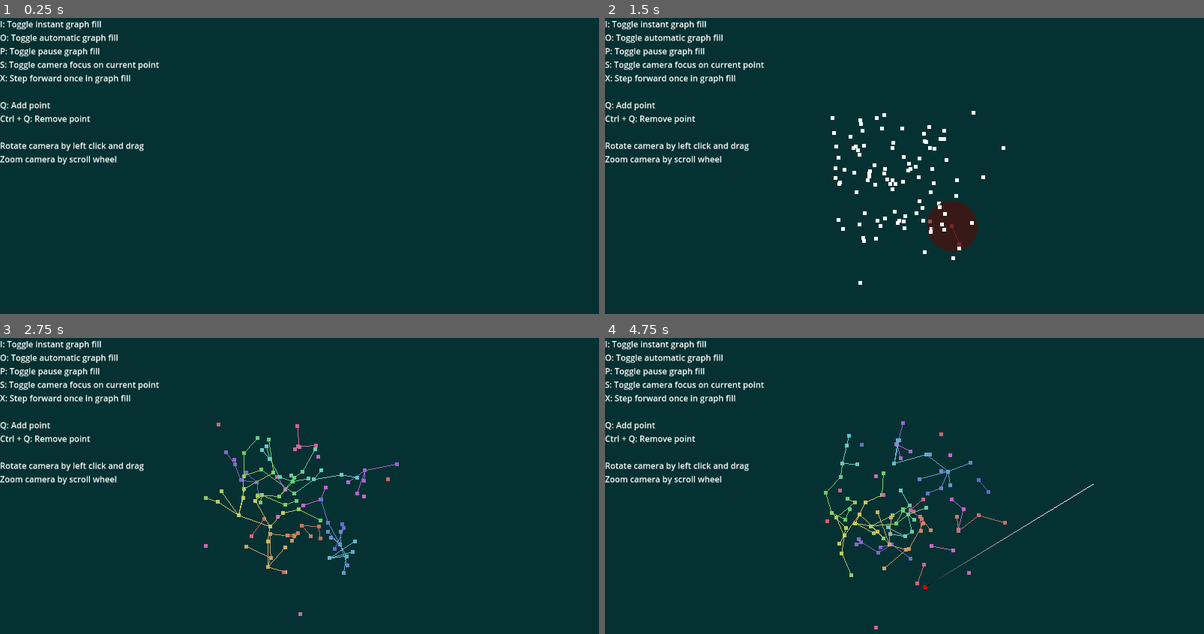
Above: before the commit, frames 1-4 (two rows, left to right).
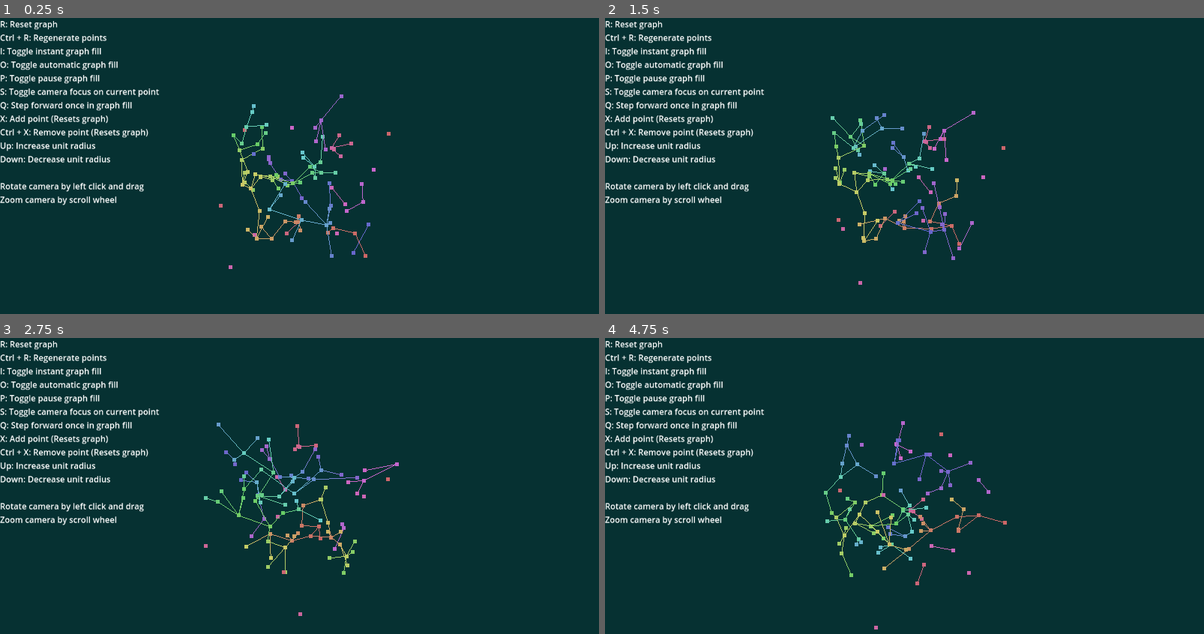
Above: after the commit, the same moments.

Repository: Homshnogen/Unit-Disk-Graph-3D
Game: Godot game, scene res://main.tscn
Two runs of this game, one before a commit and one after it. Both use one fixed random seed, a clock stepped at 60 frames per second and the inputs below.
Inputs (mouse positions are in pixels of both pictures, inside the frame that each line leads up to):
- Up to frame 1 (0.25 s): no input
- Up to frame 2 (1.5 s): move the mouse to (1036, 168) at 0.52 s; hold Up (scale_up, bound only after the commit) 0.53-1.25 s; tap O (auto_state) at 0.6 s; click (1036, 168) at 0.67 s; drag from (784, 204) to (874, 254) at 1.27 s
- Up to frame 3 (2.75 s): move the mouse to (359, 432) at 2.02 s; hold Up (scale_up, bound only after the commit) from 2.03 s (still down); tap I (instant_state) at 2.1 s
- Up to frame 4 (4.75 s): release Up (scale_up, bound only after the commit) at 2.75 s; tap Enter at 2.75 s; drag from (874, 574) to (724, 456) at 2.77 s; tap R (reset_points) at 3.5, 4.15, 4.25 s; move the mouse to (1084, 557) at 3.52 s; hold Down (scale_down, bound only after the commit) 3.53-4.25 s; tap Q (place_point, bound only before the commit) at 3.6 s; drag from (724, 456) to (814, 420) at 4.27 s

The runs differ from the first frame. In frame 1, 5.0% of the frame differs, in the area x 0-66%, y 1-85%; in frame 2, 6.0%, in the area x 0-67%, y 1-91%; in frame 3, 5.0%; in frame 4, 4.6%.

Commit message:
allowed scale to be changed

Diff:
--- a/GimbalCamera.gd
+++ b/GimbalCamera.gd
@@ -186,3 +186,12 @@
 	#var box = $CameraRotate/CameraElevate
 	#box.transform = box.transform.rotated(Vector3.LEFT, angle)
 	#pass
+
+
+func _on_point_cloud_reset_graph():
+	if place_hint :
+		place_hint.queue_free()
+		place_hint = null
+		place_hint_point_mesh.queue_free()
+		place_hint_point_mesh = null
+		place_hint_vertices = []
--- a/PointCloud.gd
+++ b/PointCloud.gd
@@ -11,19 +11,24 @@
 var point_cloud_mesh : MeshInstance3D
 var sphere : Node3D
 var sphere_material : StandardMaterial3D
+var cube : Node3D
+var cube_material : StandardMaterial3D
 
 var cells : Dictionary # (Vector3i, Cell)
 
 signal bfs_next
+signal reset_graph
 
 func add_vertex(point : Vector3) :
 	vertices.append(to_local(point))
+	numpoints += 1
 	bfs_reset()
 	update_mesh()
 
 func pop_vertex() :
 	if vertices.size() > 1 :
 		vertices.resize(vertices.size()-1)
+		numpoints -= 1
 		bfs_reset()
 		update_mesh()
 
@@ -31,25 +36,46 @@
 	var running := true
 
 var bfs_state : bfs_Controller
+
+func rescale(new_scale : float) :
+	if (new_scale > 1 && new_scale < 10) :
+		var factor = new_scale/scalef
+		scalef = new_scale
+		scale = Vector3(1/scalef, 1/scalef, 1/scalef)
+		for i in vertices.size() :
+			vertices[i] *= factor
+		bfs_reset()
+		update_mesh()
+
 
 # Called when the node enters the scene tree for the first time.
 func _ready():
 	sphere = $Sphere
 	var sphere_mesh : MeshInstance3D = $Sphere/MeshInstance3D
 	sphere_material = sphere_mesh.mesh.surface_get_material(0)
+	cube = $Cube
+	var cube_mesh : MeshInstance3D = $Cube/MeshInstance3D
+	cube_material = cube_mesh.mesh.surface_get_material(0)
 	scale = Vector3(1/scalef, 1/scalef, 1/scalef)
 	bfs_state = bfs_Controller.new()
 	reset_points()
 	bfs_reset()
 
 func _input(event):
-	if (Input.is_action_just_pressed("reset_points")) :
-		# reset_points()
-		bfs_reset()
-		update_mesh()
-	elif (Input.is_action_just_pressed("step_forward")) :
+	if Input.is_action_just_pressed("random_points") :
+		reset_points()
+		bfs_reset()
+		update_mesh()
+	elif Input.is_action_just_pressed("reset_points") :
+		bfs_reset()
+		update_mesh()
+	elif Input.is_action_just_pressed("step_forward") :
 		bfs_next.emit()
 		update_mesh()
+	elif Input.is_action_just_pressed("scale_down") :
+		rescale(scalef + 0.2)
+	elif Input.is_action_just_pressed("scale_up") :
+		rescale(scalef - 0.2)
 
 var compound_time := 0.0
 # maybe make this into enum state (paused, auto, instant)
@@ -74,6 +100,7 @@
 func bfs_reset(): # handles instances of bfs call memory
 	bfs_state.running = false
 	bfs_next.emit()
+	reset_graph.emit()
 	lines = PackedInt32Array()
 	colors = PackedColorArray()
 	colors.resize(vertices.size())
@@ -114,6 +141,8 @@
 	sphere_material.albedo_color.h = 1.0
 	sphere_material.albedo_color.s = 1.0
 	sphere_material.albedo_color.v = 1.0
+	cube.visible = false
+	cube.position = Vector3.ZERO
 	setup_search()
 	var bfs_points := []
 	for i in range(vertices.size(), 0, -1) :
@@ -127,6 +156,7 @@
 	sphere.visible = true
 	sphere_material.albedo_color.s = 0.8
 	sphere_material.albedo_color.v = 0.3
+	cube.visible = true
 	while (!bfs_points.is_empty()) :
 		if bfs_queue.is_empty() :
 			bfs_queue.push_back(bfs_points.pop_back())
@@ -135,6 +165,7 @@
 		var point := vertices[bfs_queue[0]]
 		sphere.position = point
 		sphere_material.albedo_color.h = colors[bfs_queue[0]].h
+		cube.position = Vector3(floor(point.x)+0.5, floor(point.y)+0.5, floor(point.z)+0.5)
 		await bfs_next
 		if !state.running :
 			return
@@ -191,6 +222,7 @@
 	sphere_material.albedo_color.h = 1.0
 	sphere_material.albedo_color.s = 1.0
 	sphere_material.albedo_color.v = 1.0
+	cube.visible = false
 	state.running = false
 
 func update_mesh():
--- a/global_state.gd
+++ b/global_state.gd
@@ -3,7 +3,7 @@
 const STATE_PAUSED := 0
 const STATE_AUTO := 1
 const STATE_INSTANT := 2
-var state := STATE_AUTO
+var state := STATE_INSTANT
 var idle_spin := 0.00
 
 # Called when the node enters the scene tree for the first time.
--- a/main.tscn
+++ b/main.tscn
@@ -11,6 +11,16 @@
 material = ExtResource("5_kdf0v")
 radial_segments = 32
 rings = 16
+
+[sub_resource type="StandardMaterial3D" id="StandardMaterial3D_f45ql"]
+transparency = 1
+shading_mode = 0
+specular_mode = 2
+vertex_color_use_as_albedo = true
+albedo_color = Color(0.670588, 0.670588, 0.670588, 0.156863)
+
+[sub_resource type="BoxMesh" id="BoxMesh_dymav"]
+material = SubResource("StandardMaterial3D_f45ql")
 
 [node name="Main" type="Node3D"]
 metadata/_edit_lock_ = true
@@ -25,12 +35,18 @@
 line_material = ExtResource("3_mpno3")
 
 [node name="Sphere" type="Node3D" parent="PointCloud"]
-visible = false
 
 [node name="MeshInstance3D" type="MeshInstance3D" parent="PointCloud/Sphere"]
 transform = Transform3D(2, 0, 0, 0, 2, 0, 0, 0, 2, 0, 0, 0)
 transparency = 1.0
 mesh = SubResource("SphereMesh_w2qq1")
+
+[node name="Cube" type="Node3D" parent="PointCloud"]
+
+[node name="MeshInstance3D" type="MeshInstance3D" parent="PointCloud/Cube"]
+transform = Transform3D(3, 0, 0, 0, 3, 0, 0, 0, 3, 0, 0, 0)
+transparency = 1.0
+mesh = SubResource("BoxMesh_dymav")
 
 [node name="GimbalCamera" type="Node3D" parent="." node_paths=PackedStringArray("point_cloud")]
 script = ExtResource("2_igwio")
@@ -52,14 +68,19 @@
 [node name="Label" type="Label" parent="."]
 offset_right = 40.0
 offset_bottom = 23.0
-text = "I: Toggle instant graph fill
+text = "R: Reset graph
+Ctrl + R: Regenerate points
+I: Toggle instant graph fill
 O: Toggle automatic graph fill
 P: Toggle pause graph fill
 S: Toggle camera focus on current point
-X: Step forward once in graph fill
-
-Q: Add point
-Ctrl + Q: Remove point
+Q: Step forward once in graph fill
+X: Add point (Resets graph)
+Ctrl + X: Remove point (Resets graph)
+Up: Increase unit radius
+Down: Decrease unit radius
 
 Rotate camera by left click and drag
 Zoom camera by scroll wheel"
+
+[connection signal="reset_graph" from="PointCloud" to="GimbalCamera" method="_on_point_cloud_reset_graph"]
--- a/project.godot
+++ b/project.godot
@@ -33,7 +33,7 @@
 }
 place_point={
 "deadzone": 0.5,
-"events": [Object(InputEventKey,"resource_local_to_scene":false,"resource_name":"","device":-1,"window_id":0,"alt_pressed":false,"shift_pressed":false,"ctrl_pressed":false,"meta_pressed":false,"pressed":false,"keycode":0,"physical_keycode":81,"key_label":0,"unicode":113,"echo":false,"script":null)
+"events": [Object(InputEventKey,"resource_local_to_scene":false,"resource_name":"","device":-1,"window_id":0,"alt_pressed":false,"shift_pressed":false,"ctrl_pressed":false,"meta_pressed":false,"pressed":false,"keycode":0,"physical_keycode":88,"key_label":0,"unicode":120,"echo":false,"script":null)
 ]
 }
 pause_state={
@@ -53,7 +53,7 @@
 }
 step_forward={
 "deadzone": 0.5,
-"events": [Object(InputEventKey,"resource_local_to_scene":false,"resource_name":"","device":-1,"window_id":0,"alt_pressed":false,"shift_pressed":false,"ctrl_pressed":false,"meta_pressed":false,"pressed":false,"keycode":0,"physical_keycode":88,"key_label":0,"unicode":120,"echo":false,"script":null)
+"events": [Object(InputEventKey,"resource_local_to_scene":false,"resource_name":"","device":-1,"window_id":0,"alt_pressed":false,"shift_pressed":false,"ctrl_pressed":false,"meta_pressed":false,"pressed":false,"keycode":0,"physical_keycode":81,"key_label":0,"unicode":113,"echo":false,"script":null)
 ]
 }
 test={
@@ -68,7 +68,22 @@
 }
 pop_point={
 "deadzone": 0.5,
-"events": [Object(InputEventKey,"resource_local_to_scene":false,"resource_name":"","device":-1,"window_id":0,"alt_pressed":false,"shift_pressed":false,"ctrl_pressed":true,"meta_pressed":false,"pressed":false,"keycode":0,"physical_keycode":81,"key_label":0,"unicode":0,"echo":false,"script":null)
+"events": [Object(InputEventKey,"resource_local_to_scene":false,"resource_name":"","device":-1,"window_id":0,"alt_pressed":false,"shift_pressed":false,"ctrl_pressed":true,"meta_pressed":false,"pressed":false,"keycode":0,"physical_keycode":88,"key_label":0,"unicode":0,"echo":false,"script":null)
+]
+}
+random_points={
+"deadzone": 0.5,
+"events": [Object(InputEventKey,"resource_local_to_scene":false,"resource_name":"","device":-1,"window_id":0,"alt_pressed":false,"shift_pressed":false,"ctrl_pressed":true,"meta_pressed":false,"pressed":false,"keycode":0,"physical_keycode":82,"key_label":0,"unicode":0,"echo":false,"script":null)
+]
+}
+scale_down={
+"deadzone": 0.5,
+"events": [Object(InputEventKey,"resource_local_to_scene":false,"resource_name":"","device":-1,"window_id":0,"alt_pressed":false,"shift_pressed":false,"ctrl_pressed":false,"meta_pressed":false,"pressed":false,"keycode":0,"physical_keycode":4194322,"key_label":0,"unicode":0,"echo":false,"script":null)
+]
+}
+scale_up={
+"deadzone": 0.5,
+"events": [Object(InputEventKey,"resource_local_to_scene":false,"resource_name":"","device":-1,"window_id":0,"alt_pressed":false,"shift_pressed":false,"ctrl_pressed":false,"meta_pressed":false,"pressed":false,"keycode":0,"physical_keycode":4194320,"key_label":0,"unicode":0,"echo":false,"script":null)
 ]
 }
 
Not shown: 1 places in main.tscn that only renumber resources
